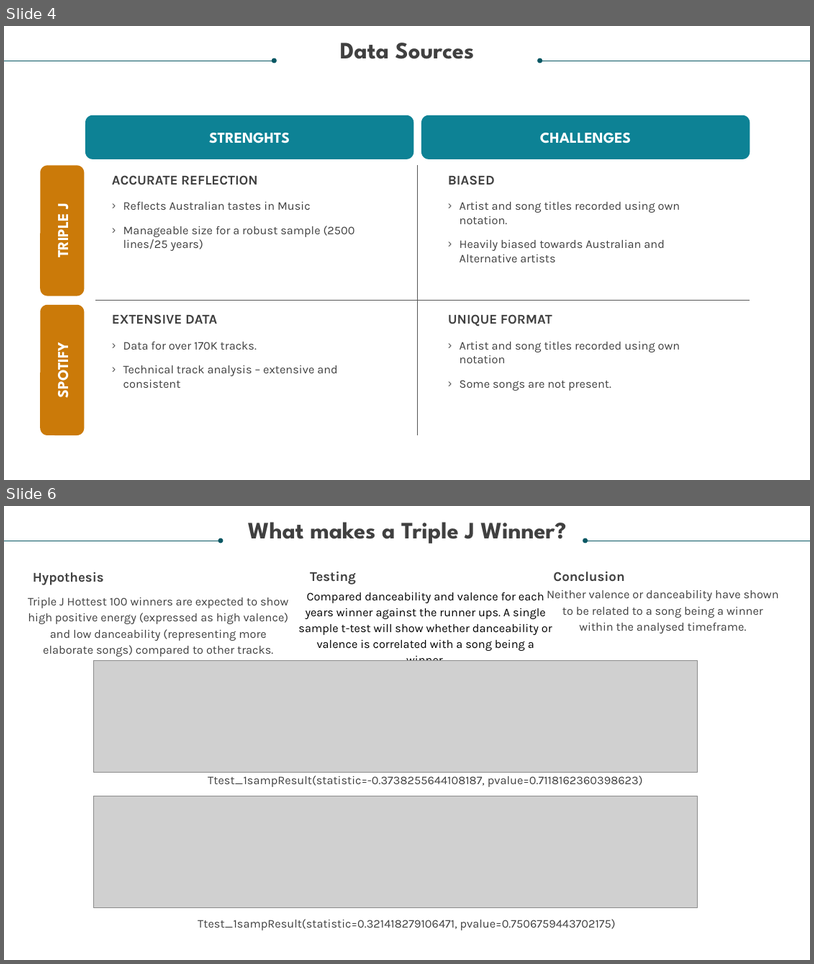
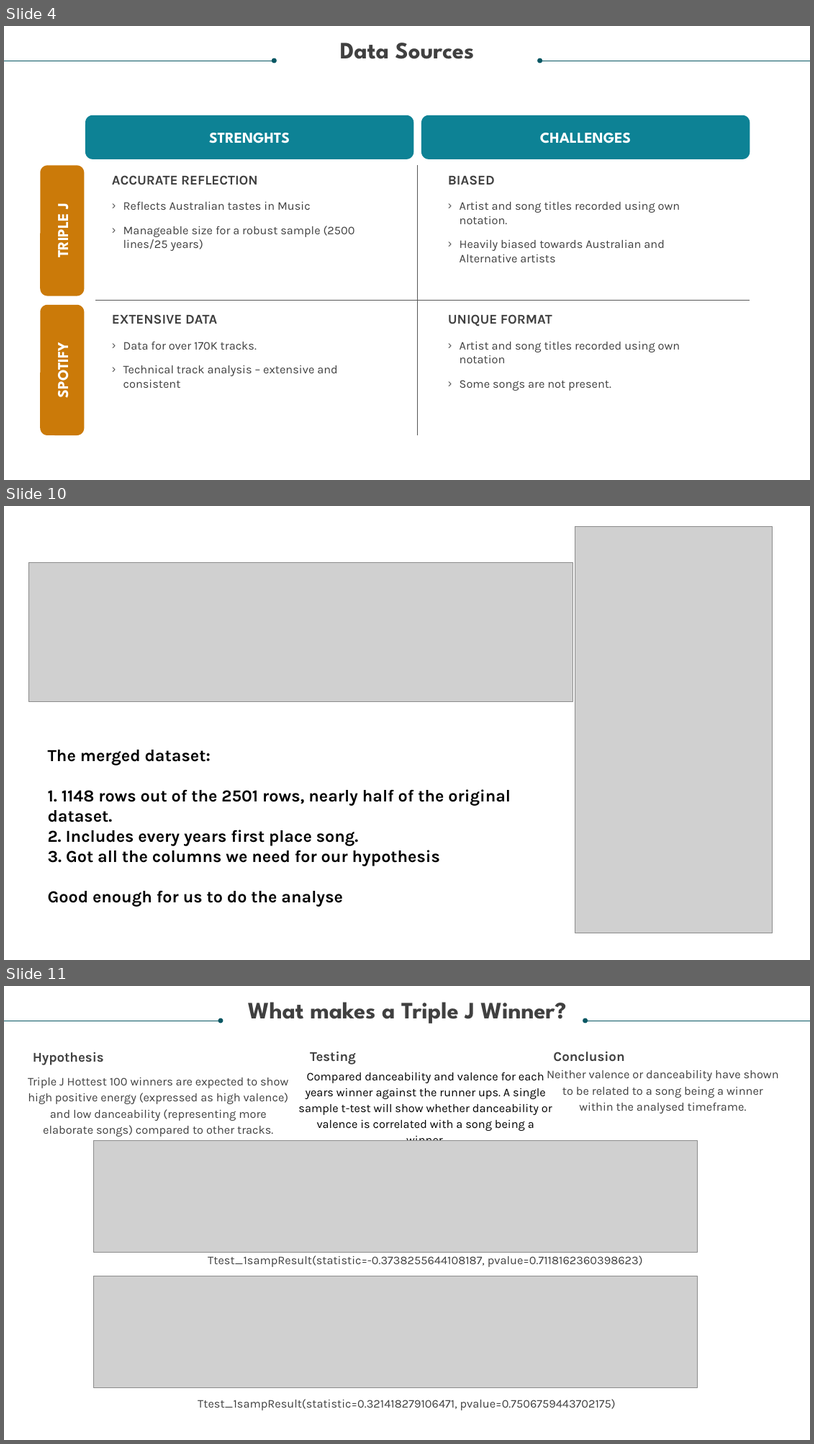
Before and after one commit to relaernu/project_1, a slide deck: Dancing Through The Decades - Final Draft.pptx. Shown one above the other, each under a label of ours: slides 4 and 6 before the commit, slides 4, 10 and 11 after it; the slides between them are not shown. The pictures are 814x964 and 814x1444 pixels, drawn with LibreOffice and Linux fonts; fonts in the diff are those of the drawing; grey boxes stand for pictures. Boxes give left, top, right and bottom in pixels: in the first picture for what was removed or moved away, otherwise in the second. Text is boxed around its words. In the diff, an @@ line names an element or a change of style, - is before the commit and + after.

```diff
--- a/Dancing Through The Decades - Final Draft.pptx
+++ b/Dancing Through The Decades - Final Draft.pptx
@@ slide 10 added at box(4, 506, 810, 960), background #FFFFFF @@
@@ picture added at box(576, 527, 773, 933) @@
@@ picture added at box(28, 562, 574, 701) @@
@@ text added at box(48, 749, 511, 906), 20 pt, text #000000, bold @@
+The merged dataset:
+1. 1148 rows out of the 2501 rows, nearly half of the original dataset.
+2. Includes every years first place song.
+3. Got all the columns we need for our hypothesis
+Good enough for us to do the analyse
@@ what was slide 6 is now slide 11 @@
```
Also in this commit, not shown: 1 slide changed, 4 other slides added, 1 other file.
